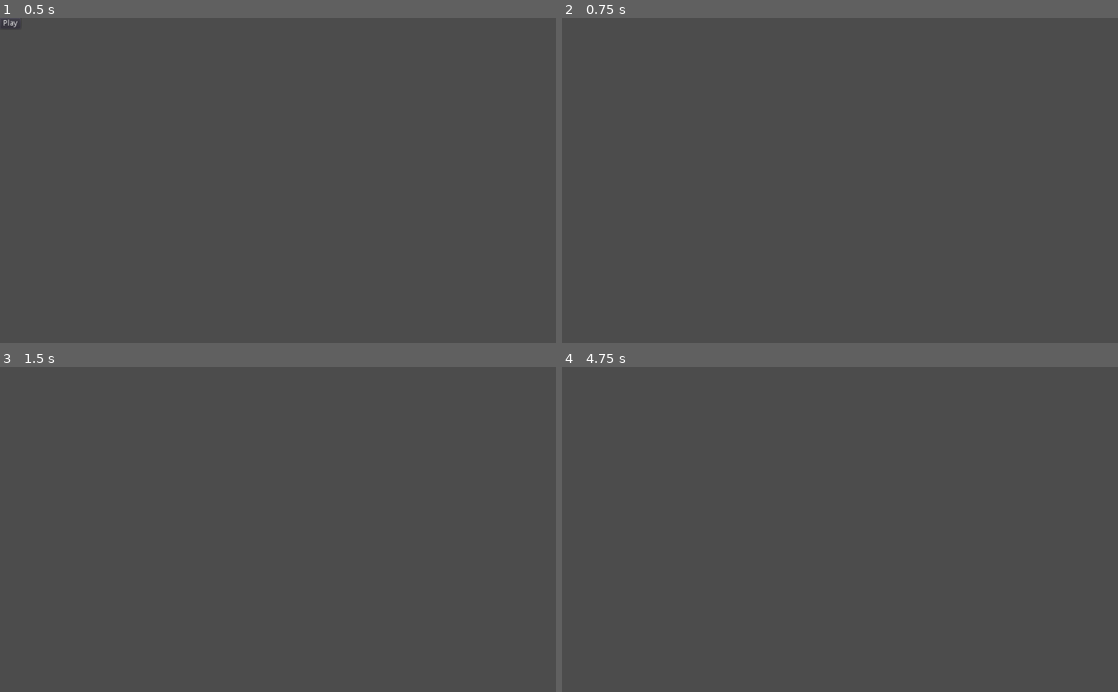
Above: before the commit, frames 1-4 (two rows, left to right).
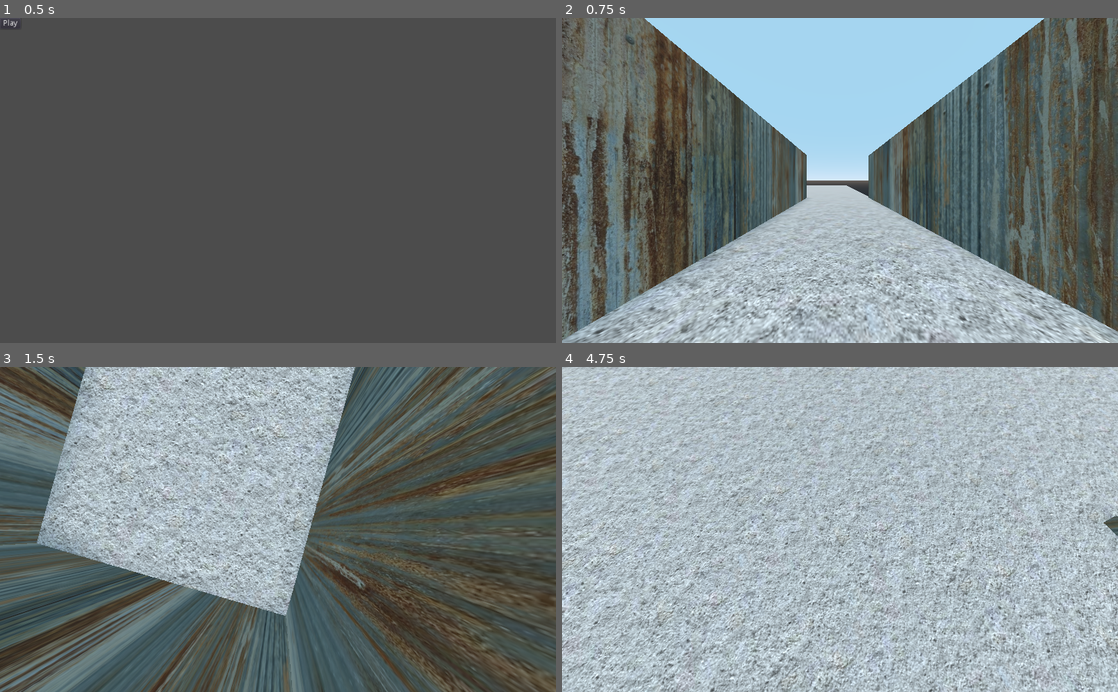
Above: after the commit, the same moments.

Repository: Matthew-Seebohm/DoomClone2022
Game: Godot game, scene res://Main Menu.tscn
The game is run twice, just before and just after one commit, with the same random seed, the same clock (stepped at 60 frames per second) and the same inputs.
Inputs (mouse positions are in pixels of both pictures, inside the frame that each line leads up to):
- Up to frame 1 (0.5 s): no input
- Up to frame 2 (0.75 s): click "Play" at 0.5 s
- Up to frame 3 (1.5 s): tap Enter at 1.25 s; move the mouse to (400, 513) at 1.27 s; hold D (player_right) from 1.28 s (still down); hold Space (jump) from 1.28 s (still down)
- Up to frame 4 (4.75 s): move the mouse to (728, 545) at 2.02 s; release D (player_right) at 2.03 s; release Space (jump) at 2.03 s; hold S (player_backward) 2.03-2.78 s; tap Space (jump) at 2.1, 2.27, 2.57, 3.6, 3.77, 4.07 s; move the mouse to (895, 458) at 2.77 s; hold D (player_right) 2.78-3.53 s; hold Space (jump) 2.78-3.53 s; move the mouse to (812, 594) at 3.52 s; hold W (player_forward) 3.53-4.28 s; move the mouse to (1006, 578) at 4.27 s; hold A (player_left) from 4.28 s (still down); hold Space (jump) from 4.28 s (still down)

Frame 1 is identical in both runs. In frame 2, 71% of the frame differs, in the area x 0-100%, y 0-100%; in frame 3, 54%; in frame 4, 100%.

Commit message:
Fixes and Environment
fixed the camera-to-mouse issue, turns out I forgot to include the line that stops the camera moving when the mouse stops moving. the first room for the environment was mostly finished. also finished the controls for the player and mixed around with the speed and jump strength. still have to figure out how to make the arrow disappear when in game so the arrow doesn't go off screen.

Diff:
--- a/Devil Hunter.tscn
+++ b/Devil Hunter.tscn
@@ -1,6 +1,9 @@
-[gd_scene load_steps=5 format=2]
+[gd_scene load_steps=12 format=2]
 
 [ext_resource path="res://Textures/Cement floor texture.jpeg" type="Texture" id=1]
+[ext_resource path="res://default_env.tres" type="Environment" id=2]
+[ext_resource path="res://Player.gd" type="Script" id=3]
+[ext_resource path="res://Textures/Steel wall Texture.jpg" type="Texture" id=4]
 
 [sub_resource type="PlaneMesh" id=1]
 size = Vector2( 20, 20 )
@@ -12,17 +15,81 @@
 [sub_resource type="ConcavePolygonShape" id=3]
 data = PoolVector3Array( 1, 0, 1, -1, 0, 1, 1, 0, -1, -1, 0, 1, -1, 0, -1, 1, 0, -1 )
 
+[sub_resource type="CapsuleShape" id=4]
+radius = 0.29242
+height = 19.1416
+
+[sub_resource type="CubeMesh" id=5]
+
+[sub_resource type="SpatialMaterial" id=6]
+albedo_texture = ExtResource( 4 )
+uv1_scale = Vector3( 5, 1, 1 )
+
+[sub_resource type="BoxShape" id=7]
+extents = Vector3( 0.204075, 0.205849, 0.244254 )
+
 [node name="Devil Hunter" type="Spatial"]
+transform = Transform( 1, 0, 0, 0, 1, 0, 0, 0, 1, 0, -1.33772, 0 )
 
 [node name="Floor" type="MeshInstance" parent="."]
 mesh = SubResource( 1 )
 material/0 = SubResource( 2 )
 
 [node name="StaticBody" type="StaticBody" parent="Floor"]
+transform = Transform( 48, 0, 0, 0, 0.5, 0, 0, 0, 48, 0, 0, 0 )
 
 [node name="CollisionShape" type="CollisionShape" parent="Floor/StaticBody"]
+transform = Transform( 0.2, 0, 0, 0, 1, 0, 0, 0, 0.2, 0, 0, 0 )
 shape = SubResource( 3 )
 
 [node name="DirectionalLight" type="DirectionalLight" parent="."]
 transform = Transform( 1, 0, 0, 0, -4.37114e-08, 1, 0, -1, -4.37114e-08, 0, 10, 0 )
 shadow_enabled = true
+
+[node name="Player" type="KinematicBody" parent="."]
+transform = Transform( 0.0284798, 0, 0.999594, 0, 1, 0, -0.999594, 0, 0.0284798, 9.308, 0.928337, -8.40292 )
+script = ExtResource( 3 )
+
+[node name="CollisionShape" type="CollisionShape" parent="Player"]
+transform = Transform( 1, 0, 0, 0, -4.37114e-09, -0.5, 0, 0.1, -2.18557e-08, 0, 0, 0 )
+shape = SubResource( 4 )
+
+[node name="Camera" type="Camera" parent="Player"]
+transform = Transform( 1, 0, 0, 0, 1, 0, 0, 0, 1, 0, -0.444618, 0 )
+environment = ExtResource( 2 )
+current = true
+fov = 110.0
+
+[node name="Wall" type="MeshInstance" parent="."]
+transform = Transform( 3, 0, 0, 0, 1, 0, 0, 0, 0.1, 6.99086, 0.976447, -10 )
+mesh = SubResource( 5 )
+material/0 = SubResource( 6 )
+
+[node name="StaticBody" type="StaticBody" parent="Wall"]
+transform = Transform( 5, 0, 0, 0, 5, 0, 0, 0, 5, 0, 0, 0 )
+
+[node name="CollisionShape" type="CollisionShape" parent="Wall/StaticBody"]
+transform = Transform( 1, 0, 0, 0, 1, 0, 0, 0, 1, 0, 0, 0 )
+shape = SubResource( 7 )
+
+[node name="Wall2" type="MeshInstance" parent="."]
+transform = Transform( 3, 0, 0, 0, 1, 0, 0, 0, 0.1, 6.98556, 0.976447, -6.91645 )
+mesh = SubResource( 5 )
+material/0 = SubResource( 6 )
+
+[node name="StaticBody" type="StaticBody" parent="Wall2"]
+transform = Transform( 5, 0, 0, 0, 5, 0, 0, 0, 5, 0, 0, 0 )
+
+[node name="CollisionShape" type="CollisionShape" parent="Wall2/StaticBody"]
+shape = SubResource( 7 )
+
+[node name="MeshInstance" type="MeshInstance" parent="."]
+transform = Transform( -0.0192417, 0, -0.0999918, 0, 1, 0, 1.49988, 0, -0.00128278, 9.97063, 0.959407, -8.4661 )
+mesh = SubResource( 5 )
+material/0 = SubResource( 6 )
+
+[node name="StaticBody" type="StaticBody" parent="MeshInstance"]
+transform = Transform( 5, 0, 0, 0, 5, 0, 0, 0, 5, 0, 0, 0 )
+
+[node name="CollisionShape" type="CollisionShape" parent="MeshInstance/StaticBody"]
+shape = SubResource( 7 )
--- a/Player.gd
+++ b/Player.gd
@@ -1,8 +1,8 @@
 extends KinematicBody
 
 #Physics
-var movementSpeed = 1.0
-var jumpStrength = 1.0
+var movementSpeed = 6.0
+var jumpStrength = 3.5
 var gravity = 10.0
 
 #Cam look
@@ -27,3 +27,26 @@
 	camera.rotation_degrees -= Vector3(rad2deg(mouseDelta.y), 0, 0) * lookSensitivity * delta
 	camera.rotation_degrees.x = clamp(camera.rotation_degrees.x, minCamVerticalAngle, maxCamVerticalAngle)
 	rotation_degrees -= Vector3(0, rad2deg(mouseDelta.x), 0) * lookSensitivity * delta
+	mouseDelta = Vector2()
+
+func _physics_process (delta):
+	playerVelocity.x = 0
+	playerVelocity.z = 0
+	var input = Vector2()
+	if Input.is_action_pressed("player_forward"):
+		input.y -= 1
+	if Input.is_action_pressed("player_backward"):
+		input.y += 1
+	if Input.is_action_pressed("player_left"):
+		input.x -= 1
+	if Input.is_action_pressed("player_right"):
+		input.x += 1
+	input = input.normalized()
+	var forward = global_transform.basis.z
+	var right = global_transform.basis.x
+	playerVelocity.z = (forward * input.y + right * input.x).z * movementSpeed
+	playerVelocity.x = (forward * input.y + right * input.x).x * movementSpeed
+	playerVelocity.y -= gravity * delta
+	playerVelocity = move_and_slide(playerVelocity, Vector3.UP)
+	if Input.is_action_pressed("jump") and is_on_floor():
+		playerVelocity.y = jumpStrength
Binary file added: Textures/Steel wall Texture.jpg
Not shown, added: Textures/Steel wall Texture.jpg.import
